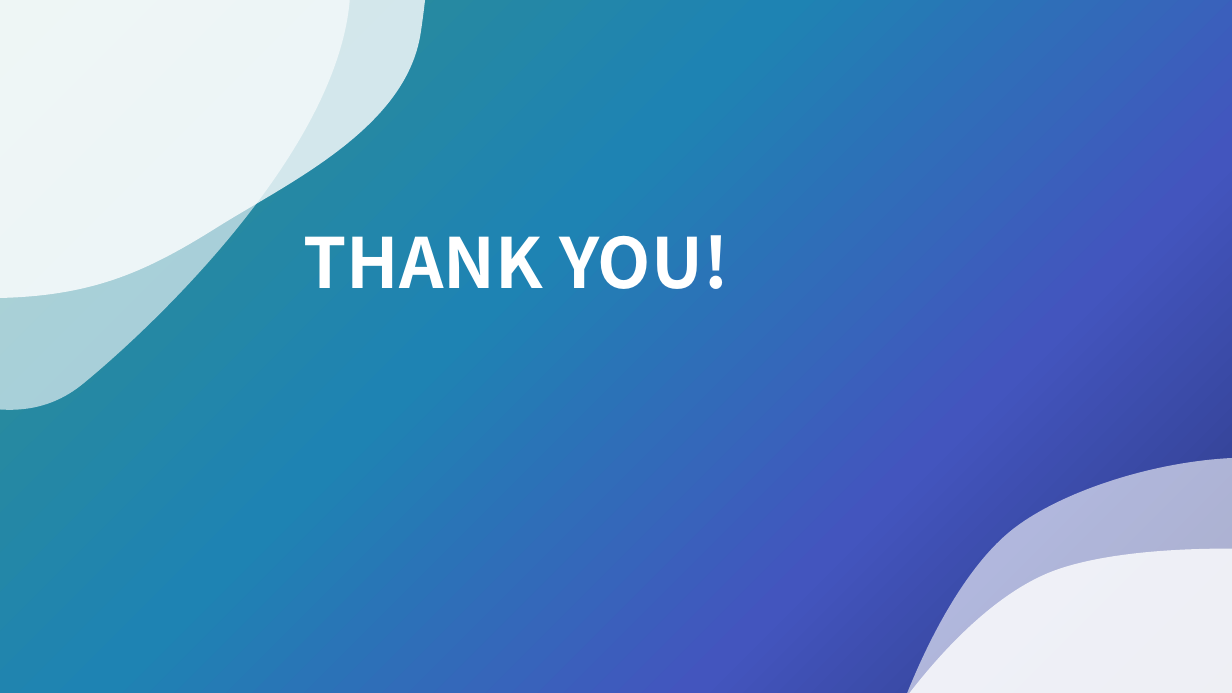
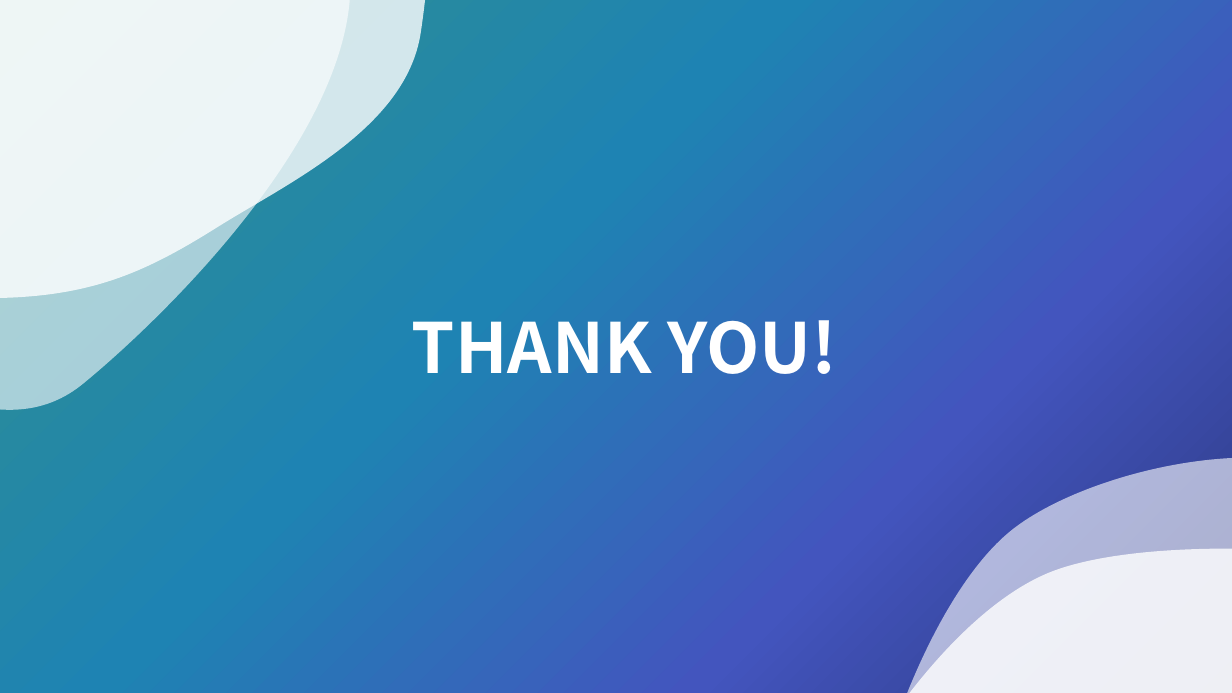
Before and after one commit to qinjr/TeamNote, a slide deck: slide 15 of doc/答辩PPT.pptx. Drawn at 1232x693 pixels with LibreOffice and Linux fonts; fonts in the diff are those of the drawing. Boxes give left, top, right and bottom in pixels: in the first picture for what was removed or moved away, otherwise in the second. Text is boxed around its words. In the diff, an @@ line names an element or a change of style, - is before the commit and + after.

```diff
--- a/doc/答辩PPT.pptx
+++ b/doc/答辩PPT.pptx
@@ text "THANK YOU!" moved from (x1=304, y1=235, x2=729, y2=289) to (x1=412, y1=320, x2=837, y2=374) @@
@@ text "THANK YOU!" at (x1=412, y1=320, x2=837, y2=374): alignment left to centre @@
```
Also in this commit, not shown: 1 other file.
